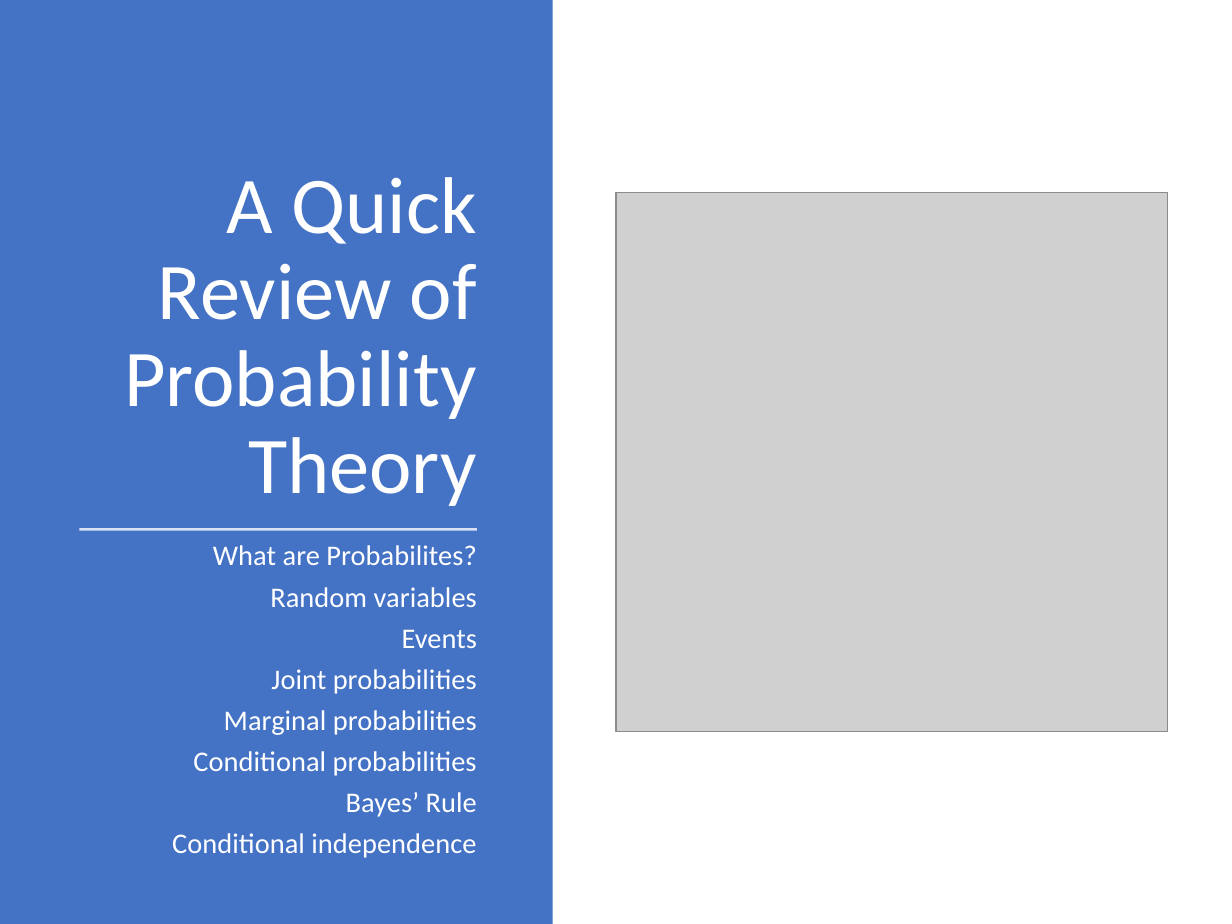
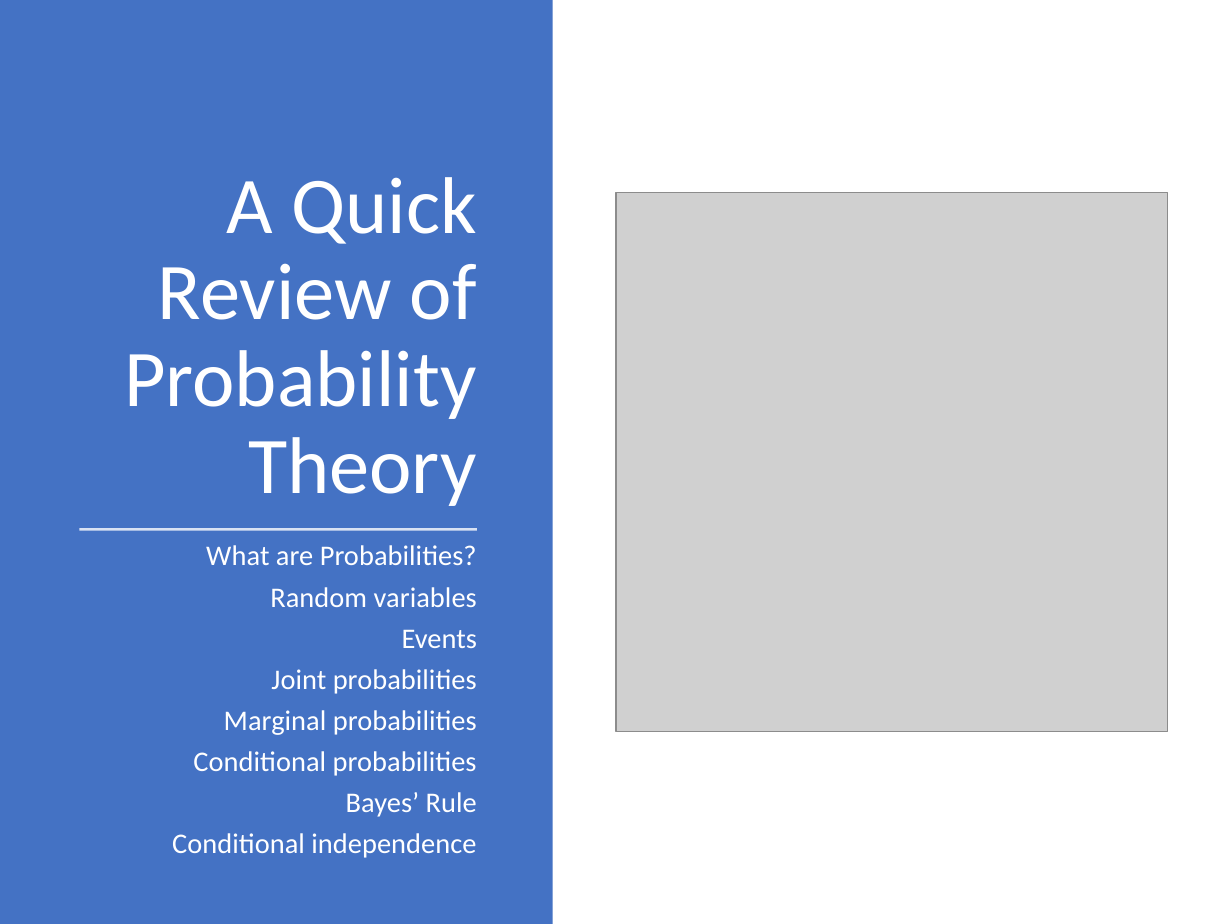
Before and after one commit to mhahsler/CS7320-AI, a slide deck: slide 5 of slides/12_uncertainty.pptx (slide 7 before the commit). Drawn at 1232x924 pixels with LibreOffice and Linux fonts; fonts in the diff are those of the drawing; grey boxes stand for pictures. Boxes give left, top, right and bottom in pixels: in the first picture for what was removed or moved away, otherwise in the second. Text is boxed around its words. In the diff, an @@ line names an element or a change of style, - is before the commit and + after.

```diff
--- a/slides/12_uncertainty.pptx
+++ b/slides/12_uncertainty.pptx
@@ text at box(206, 545, 477, 565): text changed @@
-What are Probabilites?
+What are Probabilities?
```
Also in this commit, not shown: 16 other slides changed, 5 slides removed, 1 other file.
